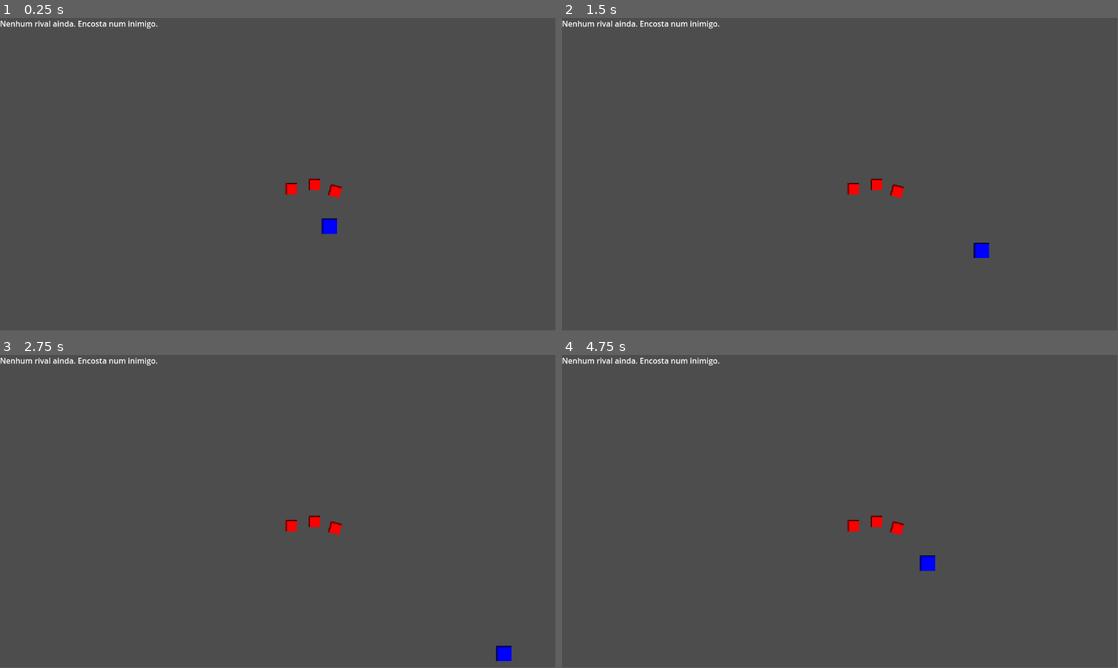
Above: before the commit, frames 1-4 (two rows, left to right).
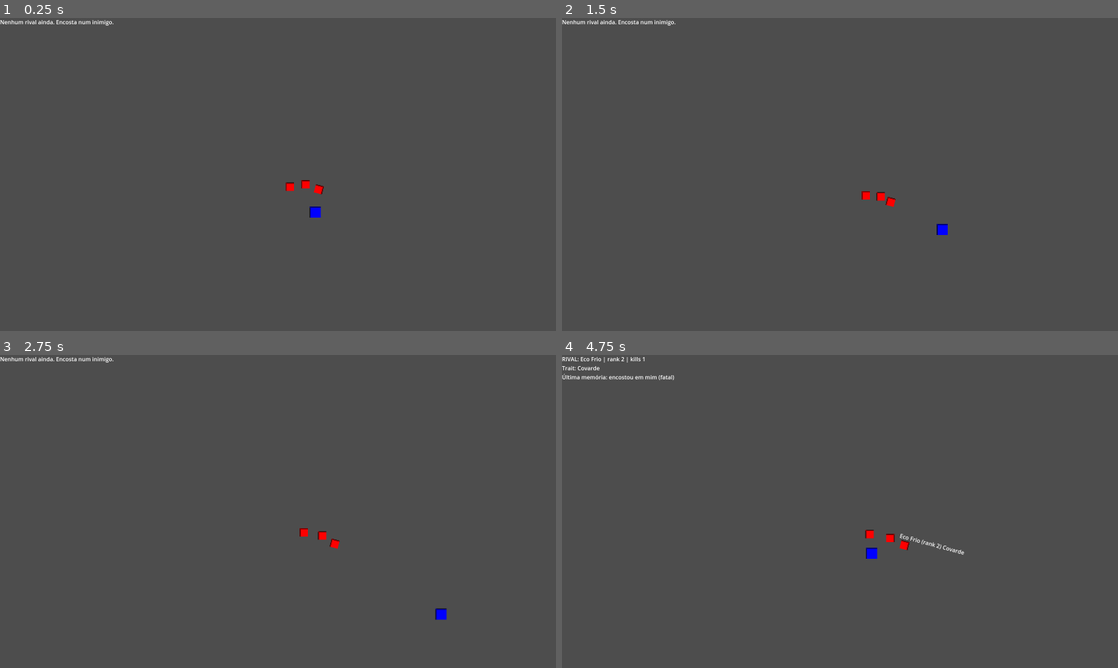
Above: after the commit, the same moments.

Repository: titosavio/Games
Game: Godot game, scene res://scenes/Main.tscn
The game is run twice, just before and just after one commit, with the same random seed, the same clock (stepped at 60 frames per second) and the same inputs.
Inputs:
- Up to frame 1 (0.25 s): no input
- Up to frame 2 (1.5 s): hold Right (ui_right) 0.53-1.28 s; hold Down (ui_down) from 1.28 s (still down)
- Up to frame 3 (2.75 s): release Down (ui_down) at 2.03 s; hold Right (ui_right) from 2.03 s (still down)
- Up to frame 4 (4.75 s): release Right (ui_right) at 2.78 s; hold W (ui_up) 2.78-3.53 s; hold Left (ui_left) from 3.53 s (still down)
In our replay, the window is 799x449 before the commit and 800x450 after it. These sizes can differ from the game's own. Grey fills any space a smaller window leaves; there, only what the larger window draws over its background counts as a difference.

The runs differ from the first frame. In frame 1, 0.9% of the frame differs, in the area x 0-62%, y 0-70%; in frame 2, 0.9%; in frame 3, 0.9%; in frame 4, 1.2%, in the area x 0-73%, y 0-70%.

Commit message:
feat: Enhance enemy behavior and game settings
Add new properties to the Enemy script for improved movement dynamics, including follow radius and stop distance. Update player respawn handling and adjust game resolution settings for better gameplay experience. Modify project settings to accommodate new display dimensions.

Diff:
--- a/new-game-project/project.godot
+++ b/new-game-project/project.godot
@@ -18,6 +18,11 @@
 [autoload]
 
 Game="*res://autoload/Game.gd"
+
+[display]
+
+window/size/viewport_width=1600
+window/size/viewport_height=900
 
 [input]
 
--- a/new-game-project/scenes/Enemy.tscn
+++ b/new-game-project/scenes/Enemy.tscn
@@ -14,8 +14,6 @@
 
 [node name="Enemy" type="CharacterBody2D"]
 script = ExtResource("1_3gvst")
-enemy_id = null
-base_speed = null
 
 [node name="CollisionShape2D" type="CollisionShape2D" parent="."]
 shape = SubResource("RectangleShape2D_2qkhh")
--- a/new-game-project/scenes/Main.tscn
+++ b/new-game-project/scenes/Main.tscn
@@ -7,6 +7,7 @@
 
 [node name="Main" type="Node2D"]
 script = ExtResource("1_rarhs")
+resolution = Vector2i(2500, 1500)
 
 [node name="Ui" parent="." instance=ExtResource("2_vcsgt")]
 
@@ -21,15 +22,9 @@
 [node name="Enemy1" parent="Enemies" instance=ExtResource("4_nxtc6")]
 position = Vector2(46.000004, -39)
 rotation = -6.021417
-enemy_id = ""
-base_speed = 45.0
 
 [node name="Enemy2" parent="Enemies" instance=ExtResource("4_nxtc6")]
 position = Vector2(-45, -44)
-enemy_id = ""
-base_speed = 45.0
 
 [node name="Enemy3" parent="Enemies" instance=ExtResource("4_nxtc6")]
 position = Vector2(3, -53)
-enemy_id = ""
-base_speed = 45.0
--- a/new-game-project/scripts/Enemy.gd
+++ b/new-game-project/scripts/Enemy.gd
@@ -4,8 +4,14 @@
 @export var enemy_id := ""
 @export var base_speed := 45.0
 
+@export var follow_radius := 220.0     # começa a seguir quando perto
+@export var stop_distance := 14.0      # para de grudar
+@export var accel := 10.0              # “suavidade”
+
 var speed := 45.0
 var adversary_system: AdversarySystem
+var target: CharacterBody2D
+var spawn_pos: Vector2
 
 @onready var label_name: Label = $Label
 
@@ -13,9 +19,36 @@
     if enemy_id == "":
         enemy_id = str(get_instance_id())
 
-func setup(system: AdversarySystem) -> void:
+    spawn_pos= global_position
+
+func setup(system: AdversarySystem, player: CharacterBody2D) -> void:
     adversary_system = system
+    target = player
     _apply_stats()
+
+func _physics_process(delta):
+    if target == null:
+        velocity = Vector2.ZERO
+        move_and_slide()
+        return
+
+    var to_target := target.global_position - global_position
+    var dist := to_target.length()
+
+    if dist > follow_radius:
+        # fora do raio: para
+        velocity = velocity.lerp(Vector2.ZERO, accel * delta)
+    elif dist <= stop_distance:
+        # chegou perto: para
+        velocity = velocity.lerp(Vector2.ZERO, accel * delta)
+    else:
+        var dir := to_target / dist
+        var desired := dir * speed
+        velocity = velocity.lerp(desired, accel * delta)
+        $Sprite2D.flip_h = dir.x < 0
+
+    move_and_slide()
+
 
 func _apply_stats():
     if adversary_system == null:
@@ -36,3 +69,9 @@
 
     var data = adversary_system.get_or_create(enemy_id)
     label_name.text = data.full_name
+
+func on_player_respawned(player_pos: Vector2) -> void:
+    velocity = Vector2.ZERO
+    var d := global_position.distance_to(player_pos)
+    if d < 40.0:
+        global_position += (global_position - player_pos).normalized() * (40.0 - d)
--- a/new-game-project/scripts/Main.gd
+++ b/new-game-project/scripts/Main.gd
@@ -1,6 +1,14 @@
 extends Node2D
 
 func _ready():
+    var player := $Player
+    player.died.connect(_on_player_died)
+
     for e in $Enemies.get_children():
         if e is Enemy:
-            e.setup(Game.adversaries)
+            e.setup(Game.adversaries, player)
+
+func _on_player_died(respawn_pos: Vector2) -> void:
+    for e in $Enemies.get_children():
+        if e is Enemy:
+            e.on_player_respawned(respawn_pos)
--- a/new-game-project/scripts/Player.gd
+++ b/new-game-project/scripts/Player.gd
@@ -4,15 +4,20 @@
 @export var speed := 250.0
 @export var respawn_pos := Vector2(120, 120)
 
+signal died(respawn_pos: Vector2)
+
 func _physics_process(_delta):
-    var dir = Vector2(
-        Input.get_action_strength("ui_right") - Input.get_action_strength("ui_left"),
-        Input.get_action_strength("ui_down") - Input.get_action_strength("ui_up")
-    ).normalized()
+	var dir = Vector2(
+		Input.get_action_strength("ui_right") - Input.get_action_strength("ui_left"),
+		Input.get_action_strength("ui_down") - Input.get_action_strength("ui_up")
+	).normalized()
 
-    velocity = dir * speed
-    move_and_slide()
+	velocity = dir * speed
+	move_and_slide()
 
 func die(killer: Enemy):
-    killer.on_player_killed("encostou em mim (fatal)")
-    global_position = respawn_pos
+	killer.on_player_killed("encostou em mim (fatal)")
+	global_position = respawn_pos
+	velocity = Vector2.ZERO
+
+	emit_signal("died", respawn_pos)
--- a/new-game-project/systems/AdversarySystem.gd
+++ b/new-game-project/systems/AdversarySystem.gd
@@ -23,7 +23,8 @@
 
 	a.memories.append(context)
 
-	a.full_name = "%s (rank %d) %s" % [a.name, a.rank, "-".join(a.traits)]
+	var trait_str := a.traits[-1] if a.traits.size() > 0 else ""
+	a.full_name = "%s (rank %d) %s" % [a.name, a.rank, trait_str]
 	return a
 
 func get_last_adversary() -> AdversaryProfile:
Not shown, changed: .DS_Store
